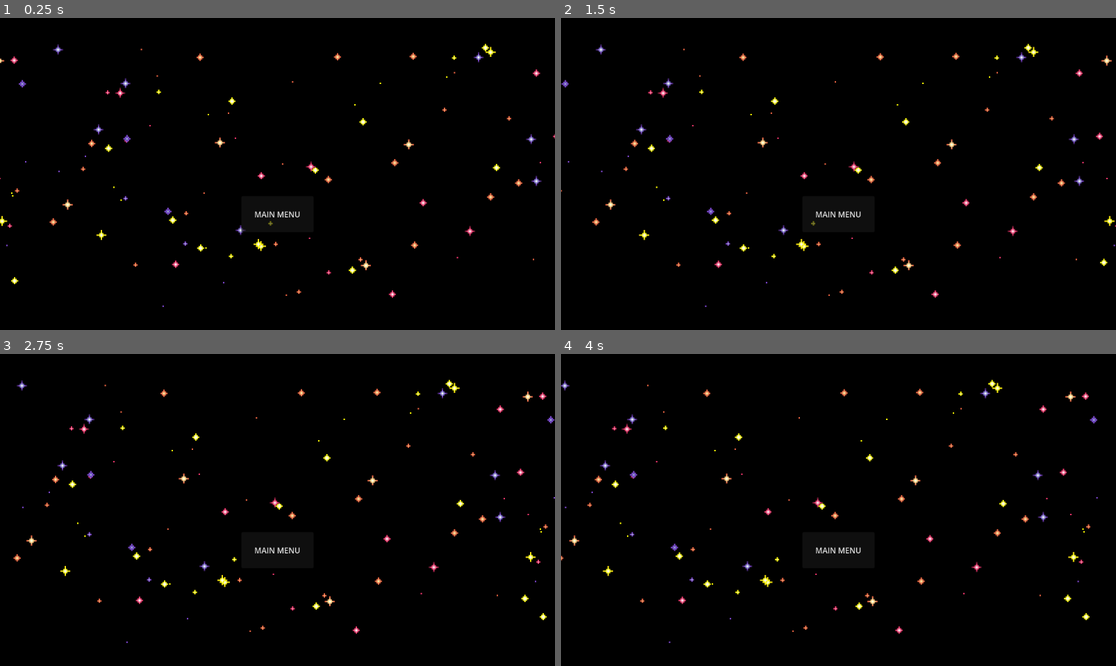
Above: before the commit, frames 1-4 (two rows, left to right).
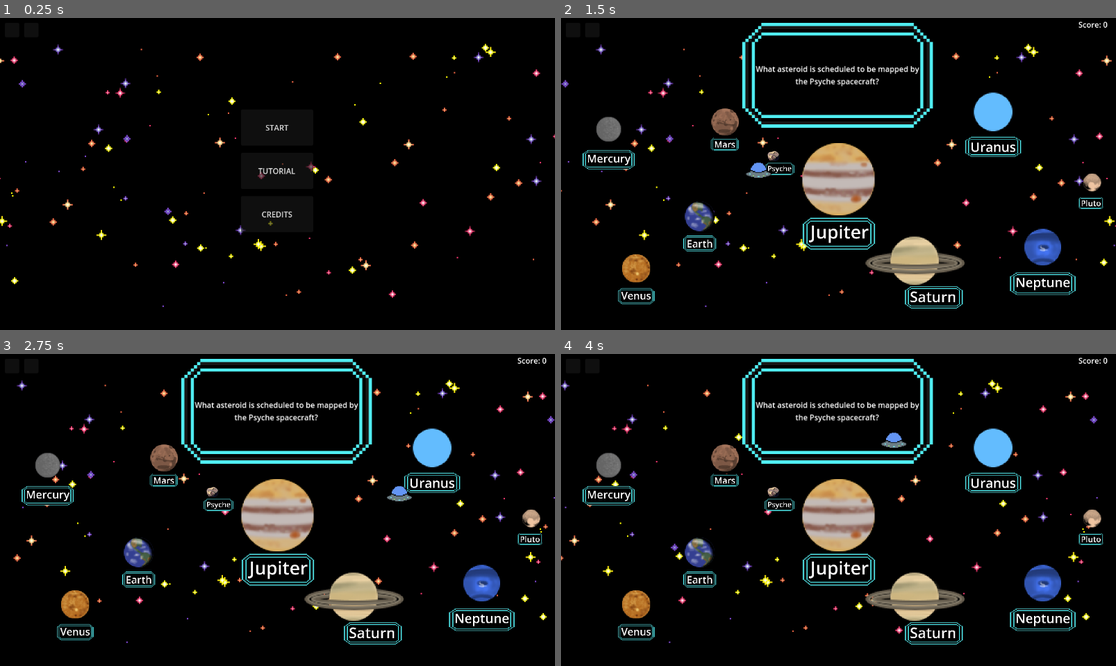
Above: after the commit, the same moments.

Repository: MissionToPsyche-Iridium/iridium_21k_web_game-byu-i
Game: Godot game, scene res://main.tscn
The game is run twice, just before and just after one commit, with the same random seed, the same clock (stepped at 60 frames per second) and the same inputs.
Inputs (mouse positions are in pixels of both pictures, inside the frame that each line leads up to):
- Up to frame 1 (0.25 s): no input
- Up to frame 2 (1.5 s): click (838, 127) at 0.5 s, where only the run after the commit has a clickable "START"; click (760, 170) at 1.25 s, where only the run after the commit has a clickable "EASY"
- Up to frame 3 (2.75 s): move the mouse to (399, 494) at 2.02 s; hold Right (ui_right) from 2.03 s (still down); hold A (A) from 2.03 s (still down); click (399, 494) at 2.17 s; tap D (D) at 2.3 s
- Up to frame 4 (4 s): move the mouse to (727, 525) at 2.77 s; release Right (ui_right) at 2.78 s; release A (A) at 2.78 s; hold Left (ui_left) 2.78-3.53 s; tap D (D) at 2.85 s; tap W (W) at 3.05 s; move the mouse to (894, 441) at 3.52 s; hold Right (ui_right) from 3.53 s (still down); hold W (W) from 3.53 s (still down); click (894, 441) at 3.8 s

The runs differ from the first frame. In frame 1, 0.3% of the frame differs, in the area x 43-57%, y 34-69%; in frame 2, 12%, in the area x 3-99%, y 1-94%; in frame 3, 12%; in frame 4, 12%.

Commit message:
ground setup

Diff:
--- a/SpaceShuttle/ground_2.gd
+++ b/SpaceShuttle/ground_2.gd
@@ -1,16 +1,24 @@
 extends Node2D
-var y
+var z = false
+var a = false
 
 
 # Called when the node enters the scene tree for the first time.
 func _ready() -> void:
-	move_up()
+	scale.y = 100
 
 
 # Called every frame. 'delta' is the elapsed time since the previous frame.
 func _process(delta: float) -> void:
-	pass
+	if a == false:
+		position.y -= 1
 
-func move_up():
-	for i in range(0,648):
-		position.y = i
+
+func _on_ground_finder_area_entered(area: Area2D) -> void:
+	if z == false and (area.get_name() == "Ground" or area.get_name() == "lander_box"):
+		var aPos = area.global_position
+		var gPos = position
+		position.y = area.global_position.y + 100
+		z = true
+	elif z == true and (area.get_name() == "Ground" or area.get_name() == "lander_box"):
+		a = true
--- a/SpaceShuttle/ground_2.tscn
+++ b/SpaceShuttle/ground_2.tscn
@@ -1,21 +1,21 @@
-[gd_scene load_steps=3 format=3 uid="uid://cxff70mirvhda"]
-
-[ext_resource type="Script" path="res://ground_2.gd" id="1_bmio4"]
+[gd_scene load_steps=2 format=3 uid="uid://cxff70mirvhda"]
 
 [sub_resource type="RectangleShape2D" id="RectangleShape2D_7omve"]
 
 [node name="Ground2" type="Node2D"]
-script = ExtResource("1_bmio4")
+scale = Vector2(1, 4)
 
 [node name="ColorRect" type="ColorRect" parent="."]
 offset_right = 1.0
 offset_bottom = 100.0
 color = Color(0.411765, 0.411765, 0.411765, 1)
 
-[node name="Area2D" type="Area2D" parent="."]
-scale = Vector2(0.05, 0.05)
+[node name="groundFinder" type="Area2D" parent="."]
+scale = Vector2(0.05, 5)
 
-[node name="CollisionShape2D" type="CollisionShape2D" parent="Area2D"]
+[node name="CollisionShape2D" type="CollisionShape2D" parent="groundFinder"]
+position = Vector2(10, 10)
 shape = SubResource("RectangleShape2D_7omve")
 
-[connection signal="area_entered" from="Area2D" to="." method="_on_area_2d_area_entered"]
+[connection signal="area_entered" from="groundFinder" to="." method="_on_ground_finder_area_entered"]
+[connection signal="area_exited" from="groundFinder" to="." method="_on_ground_finder_area_exited"]
--- a/SpaceShuttle/start.gd
+++ b/SpaceShuttle/start.gd
@@ -149,7 +149,7 @@
 # Gets the answer to the current trivia question
 func getTriviaAnswer(ans, bone):
 	trivAnswer = ans
-	print(trivAnswer)
+	#print(trivAnswer)
 	bonus = bone
 
 # Spawns the lander in the top middle of the screen
@@ -202,7 +202,7 @@
 	update_score_display()
 
 func start(planet):
-	print(planet)
+	#print(planet)
 	Signalbus.emit_signal("deactivate")
 	var correct
 	var correctAnswer = ""
@@ -404,10 +404,10 @@
 			#x = rng.randi_range(50,1100)
 			#y = rng.randi_range(50,600)
 		celeb.position = Vector2(x,y)
-		print("(" + str(x) + ", " + str(y) + ")")
+		#print("(" + str(x) + ", " + str(y) + ")")
 		$starset.add_child(celeb)
 		stars.append(celeb)
-	print("done")
+	#print("done")
 
 func destroy_stars():
 	for i in stars:
--- a/SpaceShuttle/start.tscn
+++ b/SpaceShuttle/start.tscn
@@ -12,7 +12,6 @@
 script = ExtResource("1_1ny8t")
 
 [node name="startButton" type="Button" parent="."]
-visible = false
 top_level = true
 offset_left = 500.0
 offset_top = 190.0
@@ -23,7 +22,6 @@
 text = "START"
 
 [node name="tutorialButton" type="Button" parent="."]
-visible = false
 top_level = true
 offset_left = 500.0
 offset_top = 280.0
@@ -32,7 +30,6 @@
 text = "TUTORIAL"
 
 [node name="creditsButton" type="Button" parent="."]
-visible = false
 top_level = true
 offset_left = 500.0
 offset_top = 370.0
@@ -41,7 +38,6 @@
 text = "CREDITS"
 
 [node name="MusicButton" type="Button" parent="."]
-visible = false
 top_level = true
 offset_left = 10.0
 offset_top = 10.0
@@ -49,7 +45,6 @@
 offset_bottom = 40.0
 
 [node name="AudioButton" type="Button" parent="."]
-visible = false
 top_level = true
 offset_left = 50.0
 offset_top = 10.0
@@ -144,6 +139,7 @@
 autowrap_mode = 2
 
 [node name="returnButton" type="Button" parent="."]
+visible = false
 offset_left = 501.0
 offset_top = 370.0
 offset_right = 651.0
--- a/SpaceShuttle/surface.gd
+++ b/SpaceShuttle/surface.gd
@@ -78,53 +78,72 @@
 	var c = 1
 	var pAng
 	for pos in points:
-		if pos != lpPos:
-			var g = ground.instantiate()
-			g.position = pos
-			add_child(g)
-			planet.append(g)
-			var n = points[c]
-			var gPos = g.position
-			var ang = gPos.angle_to_point(n)
-			g.rotation = ang
-			var distance = gPos.distance_to(n)
-			g.scale.x = distance/100
-			#if rad_to_deg(ang) <= -50 or rad_to_deg(ang) >= 50:
-				#g.scale.y = 10
-			#find a way to remember angles and figure out ones that have a negative difference.
-			#then make a new ground that is rotated to (angleA + angleB)/2
-			#if pAng != null:
-				#var dAng = pAng - ang
-				#if dAng > 0:
-					#var newG = ground2.instantiate()
-					#newG.position = pos
-					#add_child(newG)
-					#planet.append(newG)
-					#newG.rotation = (ang + pAng)/2
-			pAng = ang
-		#else:
-			#var g = ground2.instantiate()
-			#g.position = lp.position
-			#add_child(g)
-			#planet.append(g)
-			#var n = points[c]
-			#var gPos = g.position
-			#var ang = gPos.angle_to_point(n)
-			#var dAng = pAng - ang
-			#if dAng > 0:
-				#var newG = ground2.instantiate()
-				#newG.position = pos
-				#add_child(newG)
-				#planet.append(newG)
-				#newG.rotation = (ang + pAng)/2
-			#pAng = 0
+		#if pos != lpPos:
+		var g = ground.instantiate()
+		g.position = pos
+		add_child(g)
+		planet.append(g)
+		var n = points[c]
+		var gPos = g.position
+		var ang = gPos.angle_to_point(n)
+		g.rotation = ang
+		var distance = gPos.distance_to(n)
+		g.scale.x = distance/100
+		pAng = ang
 		if c != points.size() - 1:
 			c += 1
 
-	for i in range(0,1152):
-		var gC = ground2.instantiate()
-		gC.position = Vector2(i,0)
-		grC.append(gC)
+	var Xs = []
+	for i in planet:
+		Xs.append(i.position.x)
+
+	var ang
+	var stp
+	var enp
+
+	var x1 = Xs[0]
+	var x2 = Xs[12]
+
+	# testing code
+	#var test = []
+	#for p in planet:
+		#test.append(p.position.x)
+	#print(Xs)
+	#print(test)
+	var adj
+	var opp
+	var hyp
+	for p in planet:
+		var np
+		if planet.find(p)+1 != planet.size():
+			np = planet[planet.find(p)+1]
+		else:
+			np = p
+		ang = p.rotation
+		stp = p.position
+		enp = np.position
+		var sx = stp.x
+		var ex = enp.x
+		var r = ex - sx
+		var memory
+		var test = []
+		var test2 = []
+		for i in range(0,r):
+			if ang != 0:
+				adj = i
+				hyp = adj / cos(ang)
+				opp = sin(ang) * hyp
+			else:
+				opp = 0
+			var y = stp.y + opp
+			var gC = ground2.instantiate()
+			test.append(Vector2(i+sx,y))
+			test2.append(opp)
+			gC.position = Vector2(i+sx,y)
+			add_child(gC)
+			grC.append(gC)
+			#if memory == null and y != p.y:
+				#pass
 
 	$MeteoriteTimer.start()
 
@@ -196,9 +215,12 @@
 		i.queue_free()
 	for i in planet:
 		i.queue_free()
+	for i in grC:
+		i.queue_free()
 	meteorites = []
 	testers = []
 	planet = []
+	grC = []
 	lp.queue_free()
 	if WoL == "Win":
 		p.queue_free()
--- a/SpaceShuttle/surface.tscn
+++ b/SpaceShuttle/surface.tscn
@@ -8,7 +8,6 @@
 [node name="MeteoriteTimer" type="Timer" parent="."]
 
 [node name="LandPad" type="Node2D" parent="."]
-z_index = 1
 
 [node name="Meteors" type="Node2D" parent="."]
 z_index = -1
